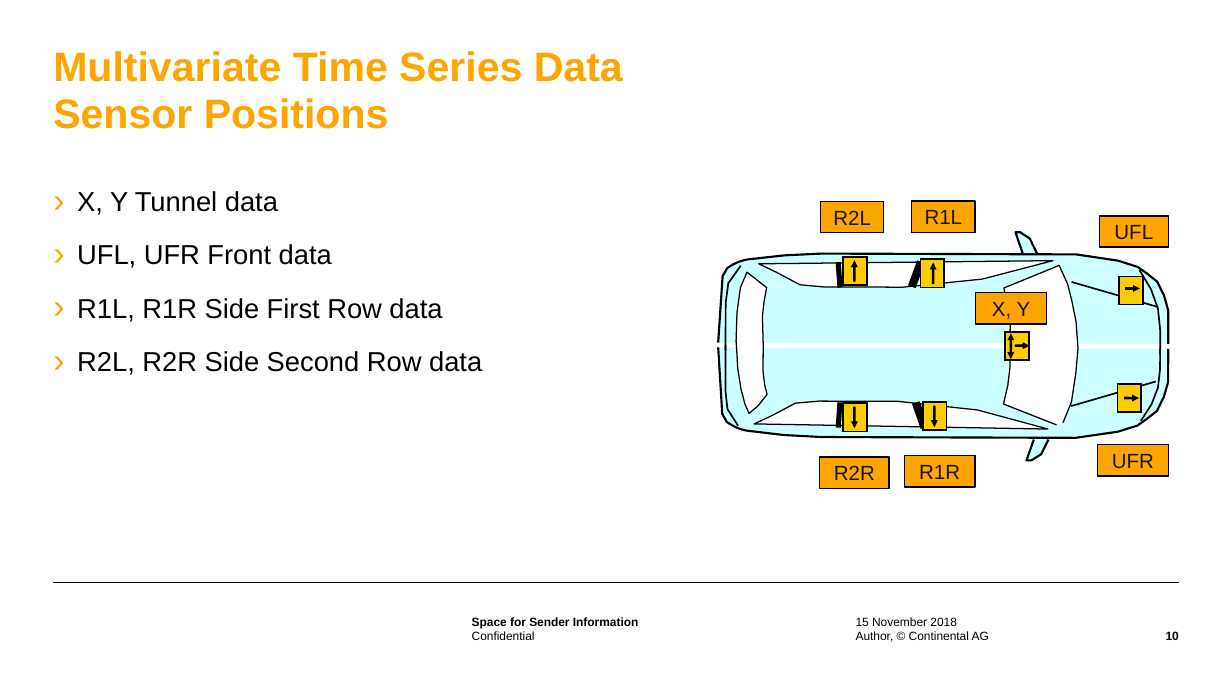
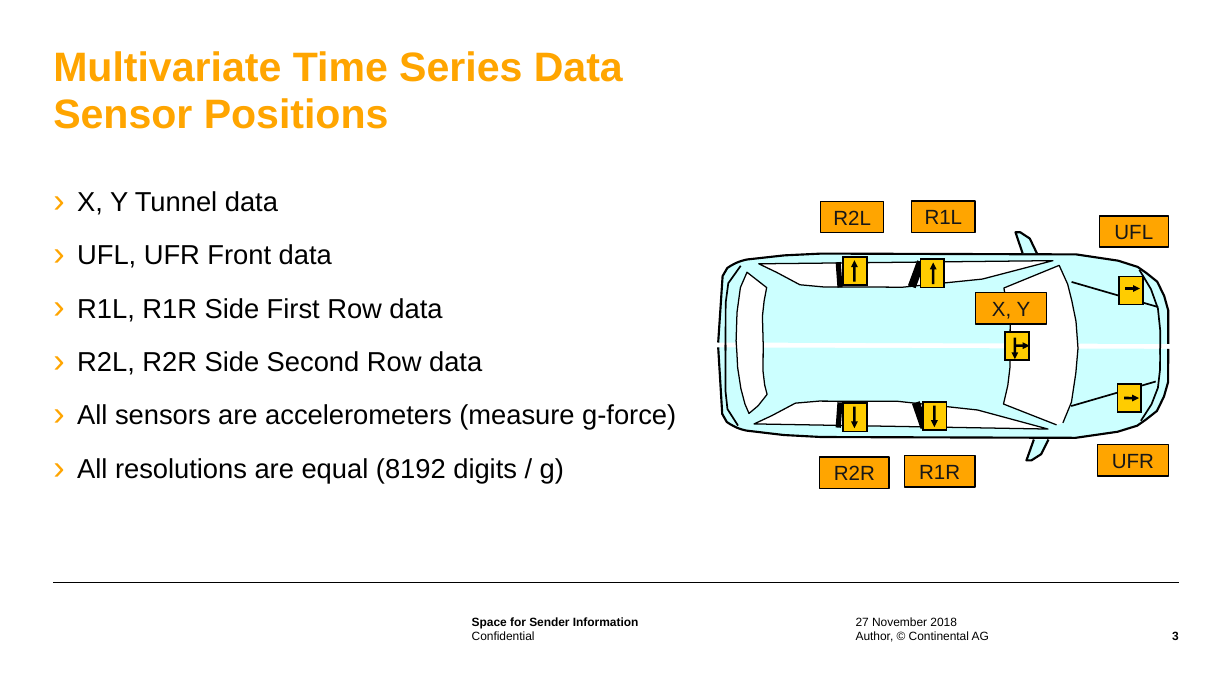
Before and after one commit to contitimisoara/continental-challenge, a slide deck: slide 3 of DataSetForClassificationChallenge.pptx (slide 10 before the commit). Drawn at 1232x693 pixels with LibreOffice and Linux fonts; fonts in the diff are those of the drawing; background and template pictures are left out. Boxes give left, top, right and bottom in pixels: in the first picture for what was removed or moved away, otherwise in the second. Text is boxed around its words. In the diff, an @@ line names an element or a change of style, - is before the commit and + after.

```diff
--- a/DataSetForClassificationChallenge.pptx
+++ b/DataSetForClassificationChallenge.pptx
@@ double arrow moved from (1010, 359) - (1010, 334) to (1015, 338) - (1015, 360) @@
@@ double arrow (1015, 338) - (1015, 360): double arrow to arrow @@
@@ text at [77,404,676,483]: paragraphs added @@
+› All sensors are accelerometers (measure g-force)
+› All resolutions are equal (8192 digits / g)
@@ text at [856,617,957,626]: text changed @@
-15 November 2018
+27 November 2018
@@ page number at [1172,631,1179,640]: text changed @@
-10
+3
```
Also in this commit, not shown: 9 other slides changed, 5 slides added, 3 other files.
